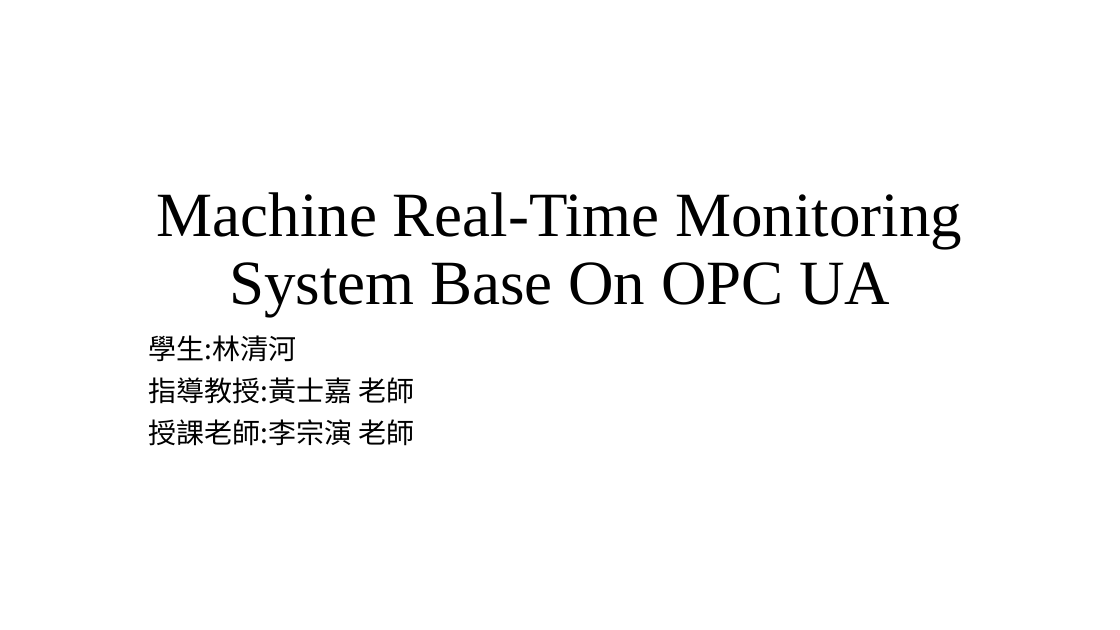
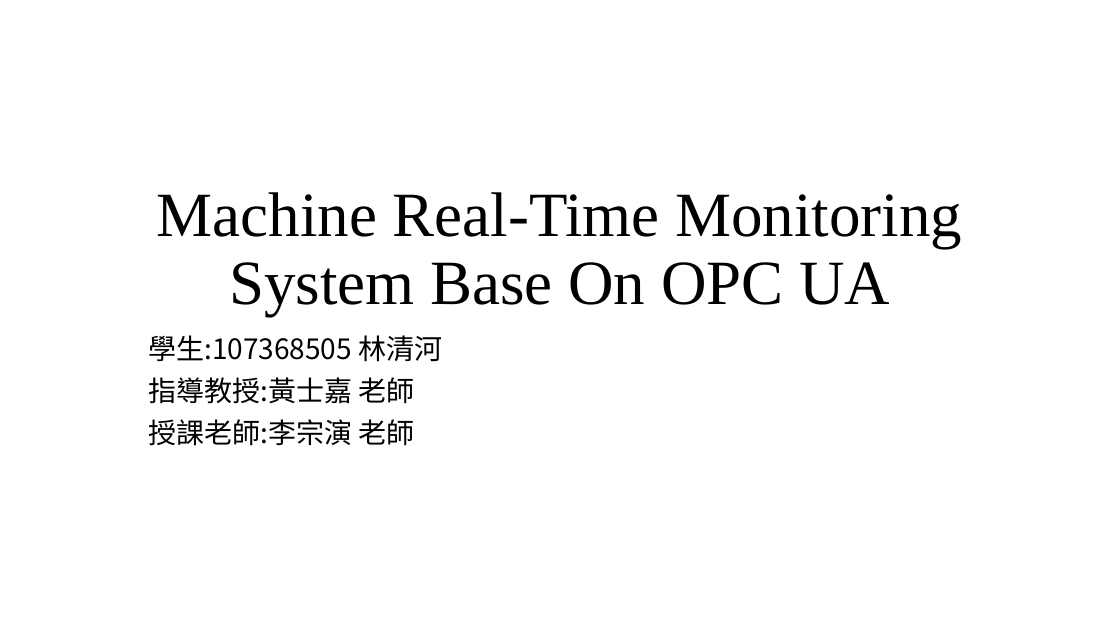
Before and after one commit to hrne/teach_java, a slide deck: slide 1 of 期末報告_英文.pptx. Drawn at 1120x630 pixels with LibreOffice and Linux fonts; fonts in the diff are those of the drawing. Boxes give left, top, right and bottom in pixels: in the first picture for what was removed or moved away, otherwise in the second. Text is boxed around its words. In the diff, an @@ line names an element or a change of style, - is before the commit and + after.

```diff
--- a/期末報告_英文.pptx
+++ b/期末報告_英文.pptx
@@ subtitle at box(148, 335, 442, 362): text changed @@
-學生:林清河
+學生:107368505 林清河
```
